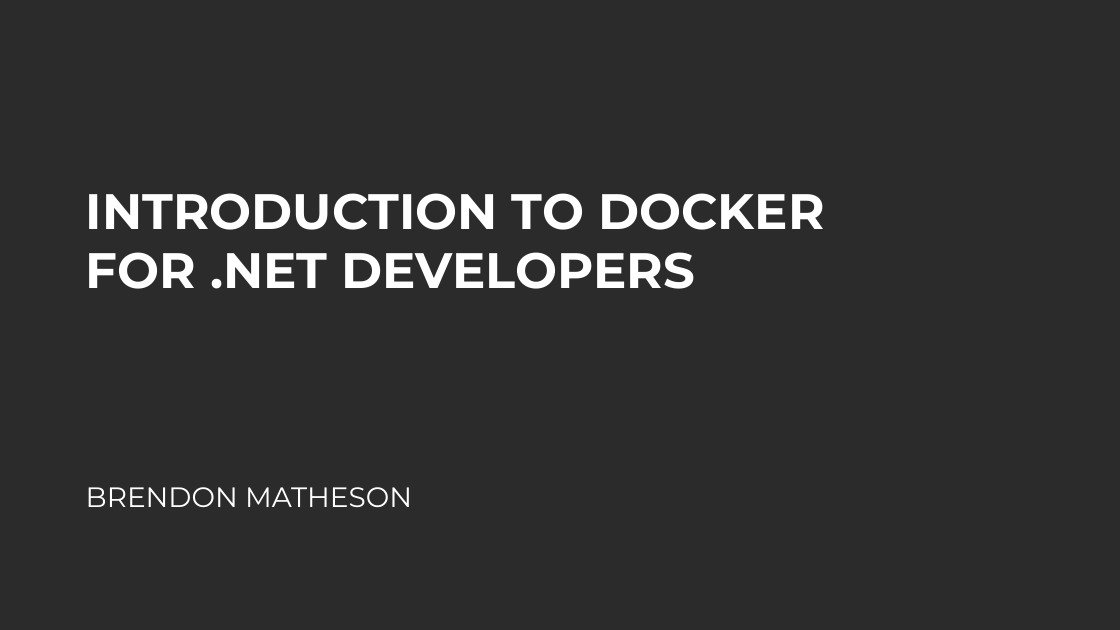
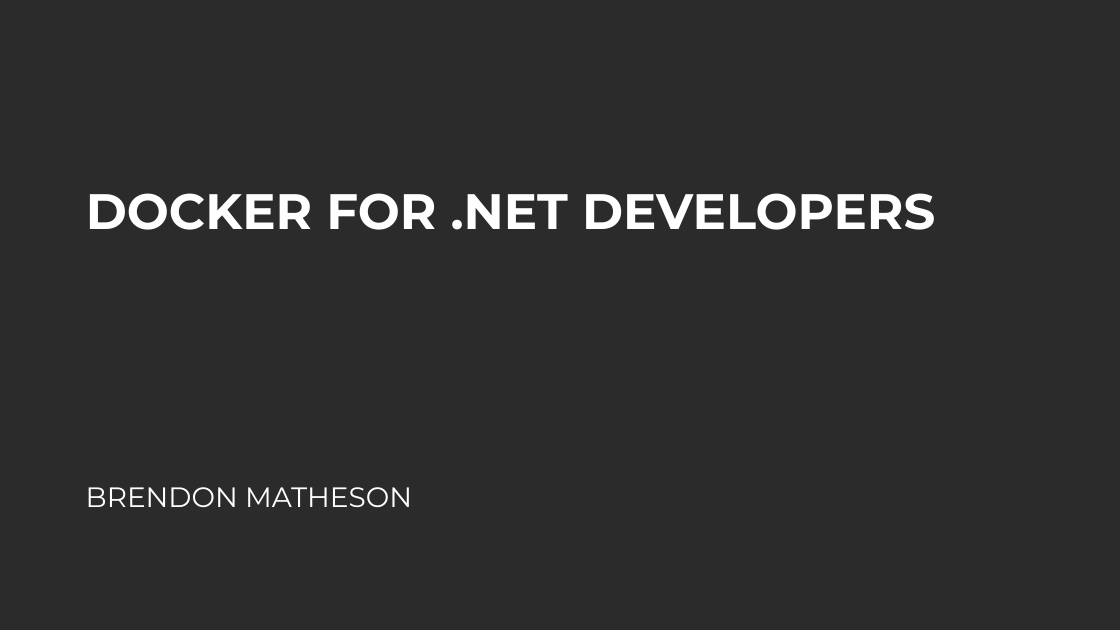
Before and after one commit to brendonmatheson/docker_fu, a slide deck: slide 1 of brendon_matheson_docker_dotnet_slides.pptx. Drawn at 1120x630 pixels with LibreOffice and Linux fonts; fonts in the diff are those of the drawing; background and template pictures are left out; a plain dark background stands for a picture behind light text. Boxes give left, top, right and bottom in pixels: in the first picture for what was removed or moved away, otherwise in the second. Text is boxed around its words. In the diff, an @@ line names an element or a change of style, - is before the commit and + after.

```diff
--- a/brendon_matheson_docker_dotnet_slides.pptx
+++ b/brendon_matheson_docker_dotnet_slides.pptx
@@ title at (86,193,935,230): text changed @@
-INTRODUCTION TO DOCKER
-FOR .NET DEVELOPERS
+DOCKER FOR .NET DEVELOPERS
```
Also in this commit, not shown: 11 other slides changed, 57 slides added, 10 slides removed, 1 other file.
